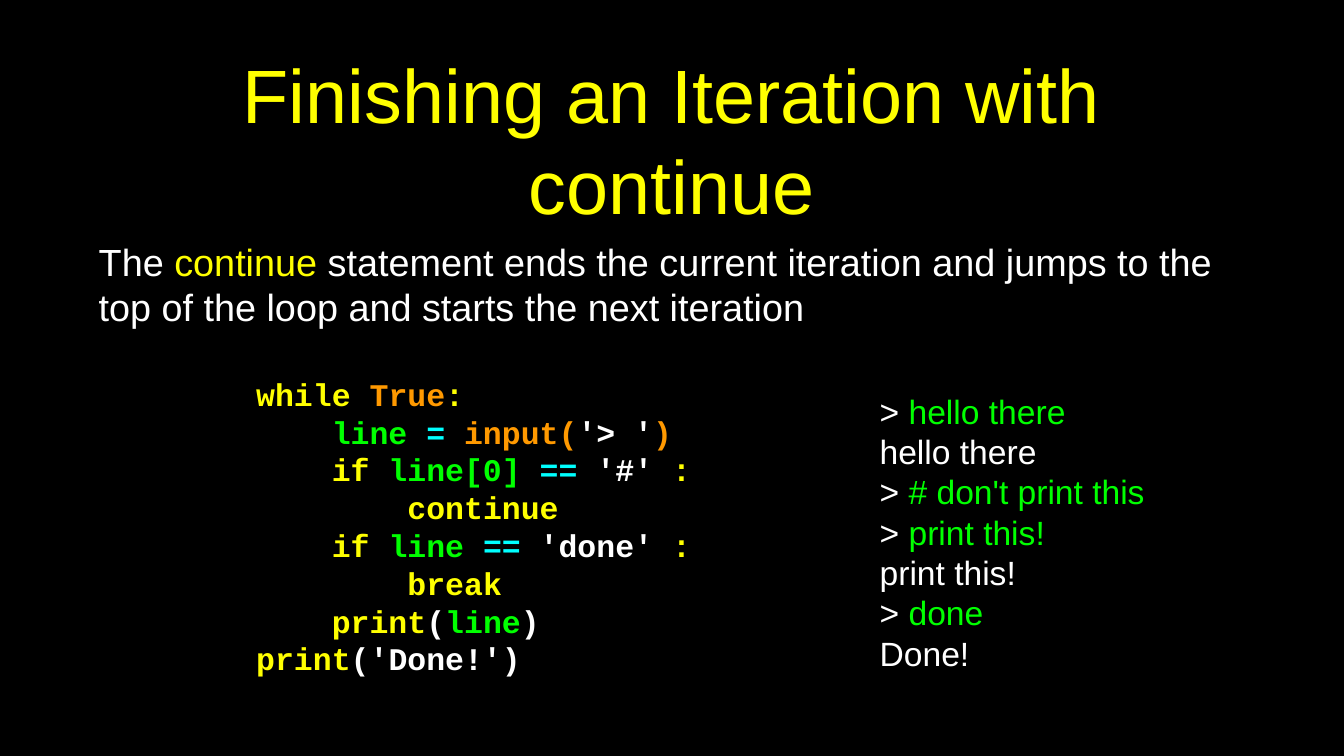
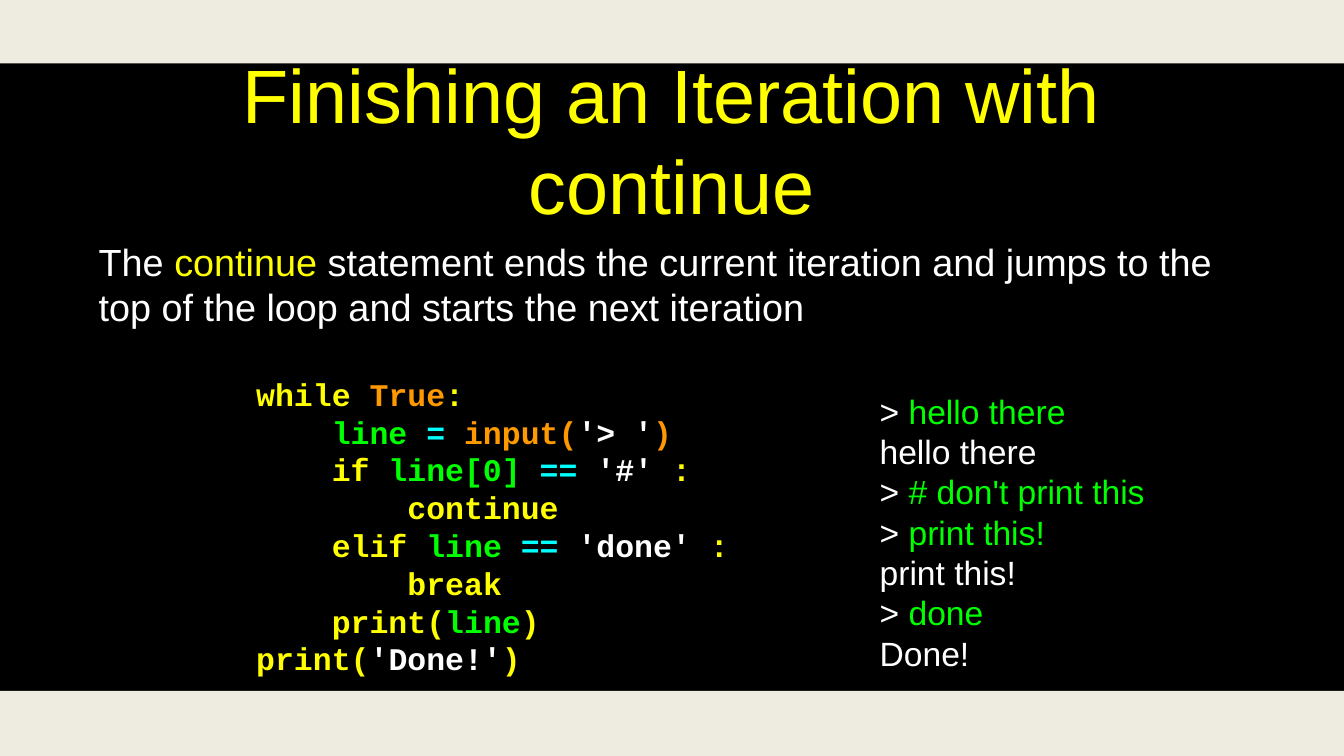
Before and after one commit to csev/py4e, a slide deck: slide 8 of lectures3/Pythonlearn-05-Iterations.pptx. Drawn at 1344x756 pixels with LibreOffice and Linux fonts; fonts in the diff are those of the drawing. Boxes give left, top, right and bottom in pixels: in the first picture for what was removed or moved away, otherwise in the second. Text is boxed around its words. In the diff, an @@ line names an element or a change of style, - is before the commit and + after.

```diff
--- a/lectures3/Pythonlearn-05-Iterations.pptx
+++ b/lectures3/Pythonlearn-05-Iterations.pptx
@@ rectangle added at box(0, 0, 1344, 63), fill #EEECE1 @@
@@ text at box(332, 534, 691, 558): text changed @@
-if line == 'done' :
+elif line == 'done' :
@@ text at box(256, 610, 540, 677): text colour #FFFFFF to #FFFF00 in "print(line)", "print('Done!')" @@
@@ rectangle at box(0, 691, 1344, 756): fill #000000 to #EEECE1 @@
```
Also in this commit, not shown: 51 other slides changed.
